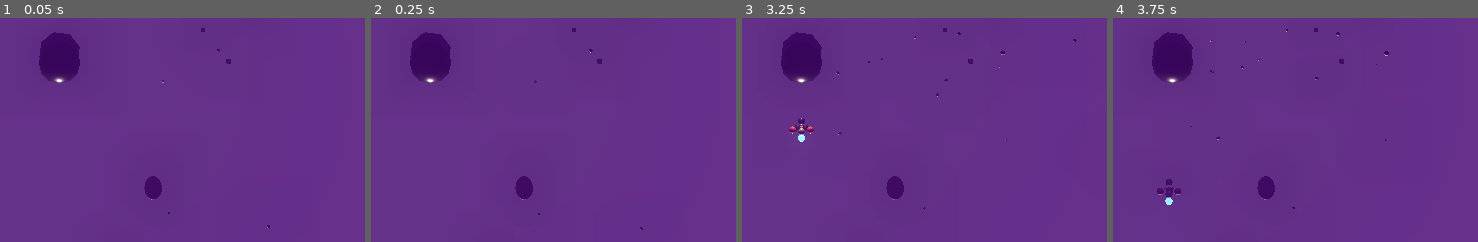
Above: before the commit, frames 1-4 (left to right).
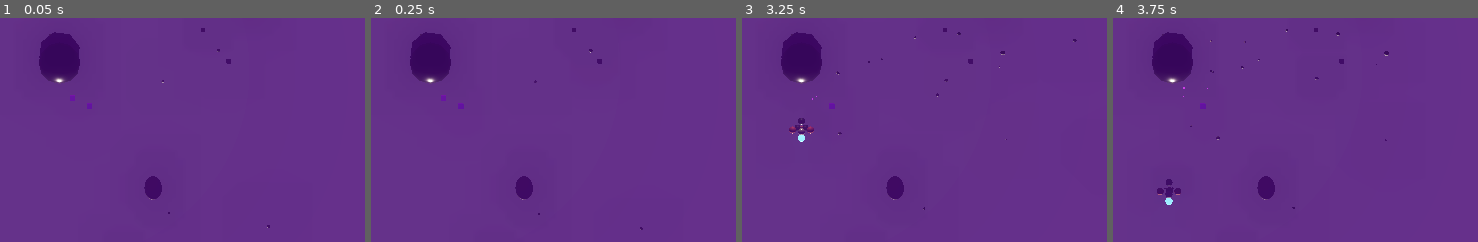
Above: after the commit, the same moments.

Repository: qnctx/star-abyss-game
Game: Godot game, scene res://scenes/main.tscn
The game is run twice, just before and just after one commit, with the same random seed, the same clock (stepped at 60 frames per second) and the same inputs.
Inputs (mouse positions are % of the whole screen's width and height, from its top left):
- Up to frame 1 (0.05 s): no input
- Up to frame 2 (0.25 s): no input
- Up to frame 3 (3.25 s): tap Enter at 0.5 s; move the mouse to (79, 45) at 0.52 s; hold D (move_right) 0.53-1.28 s; hold E (interact) 0.53-1.28 s; move the mouse to (33, 55) at 1.27 s; hold S (move_back) 1.28-2.03 s; click (33, 55) at 1.35 s; move the mouse to (66, 28) at 2.02 s; hold D (move_right) 2.03-2.78 s; hold Shift (sprint) 2.03-2.78 s; move the mouse to (49, 70) at 2.77 s; hold W (move_forward) from 2.78 s (still down); tap T (teleport) at 2.85 s
- Up to frame 4 (3.75 s): move the mouse to (88, 65) at 3.52 s; release W (move_forward) at 3.53 s; hold A (move_left) from 3.53 s (still down); hold E (interact) from 3.53 s (still down)
The pictures show only the part of the screen within x 47-97%, y 42-92%; the shares and areas given below are measured in that part.

The runs differ from the first frame. In frame 1, less than 0.1% of the frame differs, in the area x 19-26%, y 34-41%; in frame 2, less than 0.1%; in frame 3, 0.1%, in the area x 12-27%, y 24-53%; in frame 4, less than 0.1%.
Error before the commit: Parse Error: Expected end of statement after expression, found ":" instead. (res://scripts/resource_node.gd:69)

Commit message:
fix: OctahedronMesh+indent修复，light_energy修正，ResourceNode类型安全

Diff:
--- a/src/scripts/base_pod.gd
+++ b/src/scripts/base_pod.gd
@@ -12,7 +12,7 @@
 func _ready() -> void:
 	# Start with light off
 	if flicker_light:
-		flicker_light.light_intensity = 0.0
+		flicker_light.light_energy = 0.0
 
 
 func _process(delta: float) -> void:
@@ -24,13 +24,13 @@
 	if _is_blinking:
 		# Currently in blink - check if it should end
 		if _blink_timer >= _blink_duration:
-			flicker_light.light_intensity = 0.0
+			flicker_light.light_energy = 0.0
 			_is_blinking = false
 			_blink_timer = 0.0
 	else:
 		# Waiting for next blink
 		if _blink_timer >= _blink_interval:
 			# Start blink
-			flicker_light.light_intensity = 1.2
+			flicker_light.light_energy = 1.2
 			_is_blinking = true
 			_blink_timer = 0.0
--- a/src/scripts/game_manager.gd
+++ b/src/scripts/game_manager.gd
@@ -122,10 +122,11 @@
 		var distance = randf_range(3.0, 12.0)
 		var pos = Vector3(cos(angle) * distance, 0.3, sin(angle) * distance)
 		var node = load("res://scenes/resource_node.tscn").instantiate()
-		node.position = pos
-		node.resource_type = types[i % types.size()]
-		node.amount = randi_range(1, 3)
-		get_tree().current_scene.add_child(node)
+		if node and node.has_method("resource_type"):
+			node.position = pos
+			node.resource_type = types[i % types.size()]
+			node.amount = randi_range(1, 3)
+			get_tree().current_scene.add_child(node)
 
 
 func _apply_night_darkening(night: bool) -> void:
--- a/src/scripts/resource_node.gd
+++ b/src/scripts/resource_node.gd
@@ -1,4 +1,5 @@
 extends Area3D
+class_name ResourceNode
 
 @export var resource_type: String = "iron"
 @export var amount: int = 1
@@ -66,12 +67,12 @@
 			box.size = Vector3(0.25, 0.25, 0.25)
 			mesh.mesh = box
 			mesh.position.y = 0.125
-	"void_crystal":
-		# Void Crystal = tall box (diamond/crystal shape)
-		var box = BoxMesh.new()
-		box.size = Vector3(0.2, 0.4, 0.2)
-		mesh.mesh = box
-		mesh.position.y = 0.2
+		"void_crystal":
+			# Void Crystal = tall box (diamond/crystal shape)
+			var box = BoxMesh.new()
+			box.size = Vector3(0.2, 0.4, 0.2)
+			mesh.mesh = box
+			mesh.position.y = 0.2
 		"biomass":
 			# Biomass = organic sphere with slight scale
 			var sphere = SphereMesh.new()
--- a/src/scripts/world_generator.gd
+++ b/src/scripts/world_generator.gd
@@ -339,12 +339,13 @@
 			continue
 
 		var y := _raw_height(x, z)
-		var node: Area3D = RESOURCE_SCENE.instantiate()
-		node.resource_type = res_type
-		node.amount = randi_range(1, 3)
-		scene.add_child(node)
-		node.global_position = Vector3(x, y + 0.25, z)
-		placed += 1
+		var node = RESOURCE_SCENE.instantiate()
+		if node:
+			node.resource_type = res_type
+			node.amount = randi_range(1, 3)
+			scene.add_child(node)
+			node.global_position = Vector3(x, y + 0.25, z)
+			placed += 1
 
 	print("WorldGenerator: placed %d %s resources." % [count, res_type])
 
